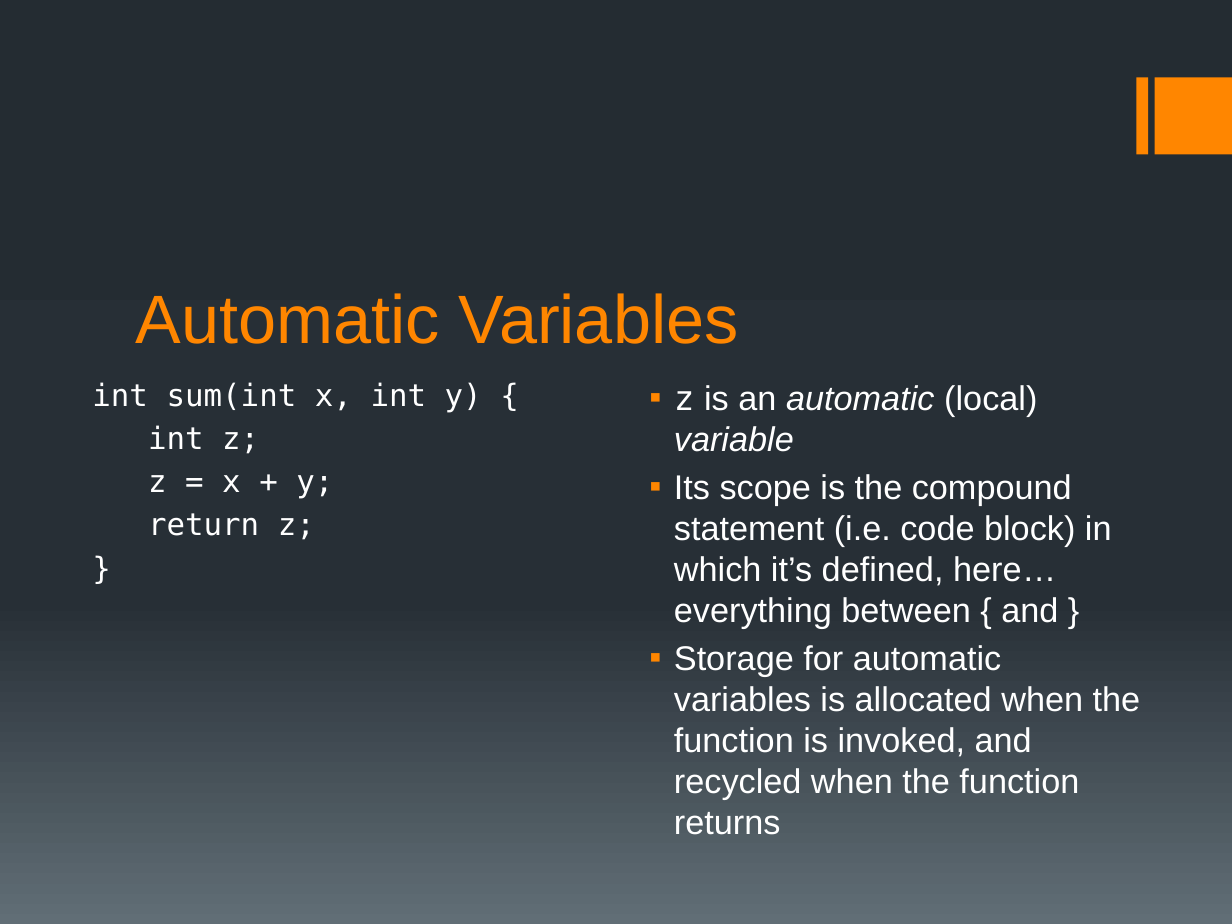
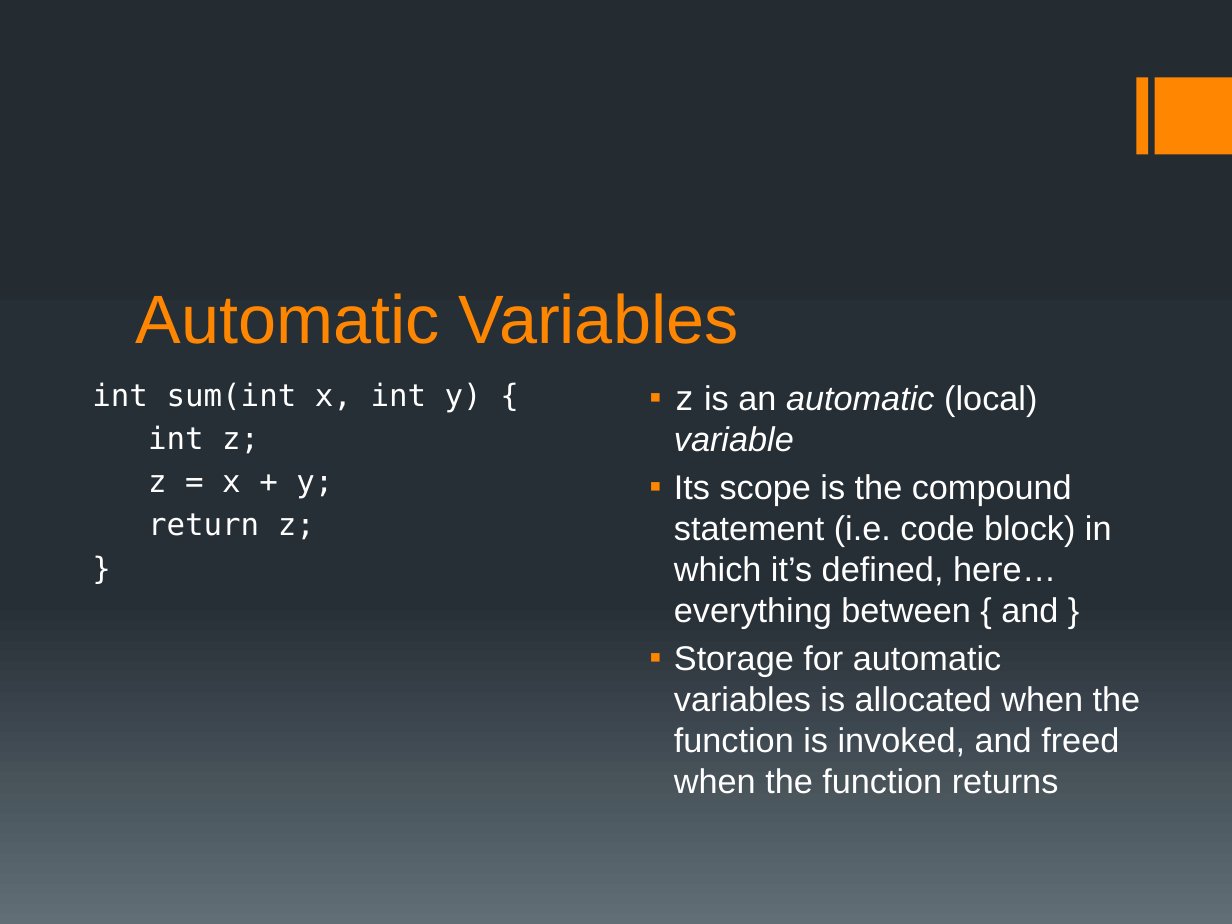
Before and after one commit to BoiseState/CS253-resources, a slide deck: slide 10 of slides/JRC/CS253L01.pptx (slide 9 before the commit). Drawn at 1232x924 pixels with LibreOffice and Linux fonts; fonts in the diff are those of the drawing. Boxes give left, top, right and bottom in pixels: in the first picture for what was removed or moved away, otherwise in the second. Text is boxed around its words. In the diff, an @@ line names an element or a change of style, - is before the commit and + after.

```diff
--- a/slides/JRC/CS253L01.pptx
+++ b/slides/JRC/CS253L01.pptx
@@ text at [674,645,1141,794]: text changed @@
-▪ Storage for automatic variables is allocated when the function is invoked, and recycled when the function returns
+▪ Storage for automatic variables is allocated when the function is invoked, and freed when the function returns
```
Also in this commit, not shown: 5 other slides changed, 6 slides added.
